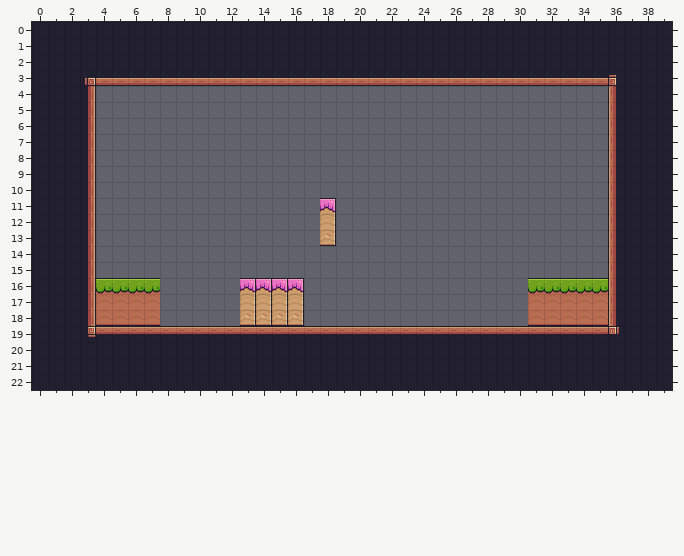
One commit to this Tiled map: assets/tiles/level-01.tmx. That is the earlier state.
Cells are 16x16 px. Shown: x 0..39, y 0..22.
The same view after the edit:
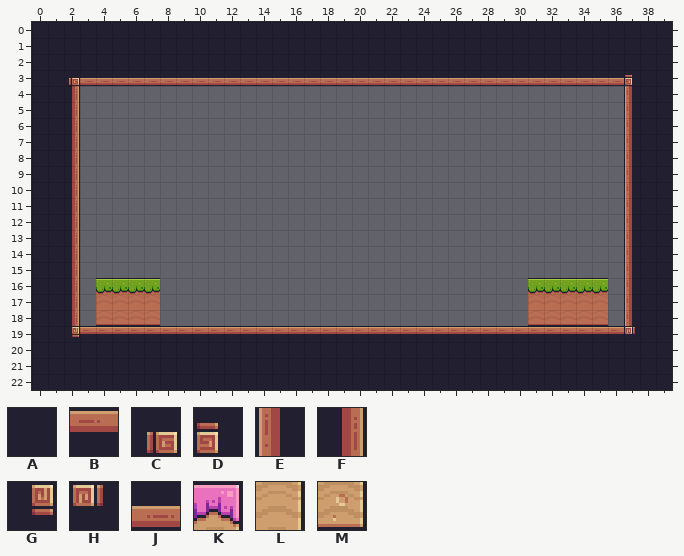
Key: from "Pixel_adventure": A 23, B 89, C 91, D 92, E 110, F 112, G 113, H 114, J 133, K 184, L 206, M 228.
_ is an empty cell.
Diff:
Layer "Background":
The edit turns tile G into tile B in row 19 at x 3.
The edit turns tile H into tile B in row 19 at x 36.
The edit turns tile A into tile C in row 3 at x 2.
The edit turns tile A into tile D in row 3 at x 37.
The edit turns tile A into tile E in rows 4 to 18 at x 37.
The edit turns tile A into tile F in rows 4 to 18 at x 2.
The edit turns tile A into tile G in row 19 at x 2.
The edit turns tile A into tile H in row 19 at x 37.
The edit turns tile C into tile J in row 3 at x 3.
The edit turns tile D into tile J in row 3 at x 36.
The edit erases tile E in rows 4 to 18 at x 36.
The edit erases tile F in rows 4 to 18 at x 3.
The edit erases tile K in row 11 at x 18; in row 16 at x 13 to 16.
The edit erases tile L in row 12 at x 18; in row 17 at x 13 to 16.
The edit erases tile M in row 13 at x 18; in row 18 at x 13 to 16.
Pixel boxes of the changes (left, top, right, bottom) in both pictures:
changed: (69, 78, 96, 337)
changed: (608, 75, 635, 334)
removed: (320, 198, 336, 246)
removed: (240, 278, 304, 326)
